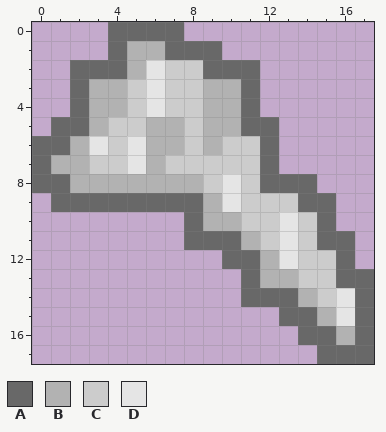
A pixel-art sprite gets an edit: sprites/asteroid/destruct3.png. Above is the file before it was changed.
The file is 72x72 pixels, drawn in blocks of 4x4; one block is one cell here.
Palette (. is transparent): A #686868  B #b2b2b2  C #cccccc  D #e5e5e5
Pixels before, first column x 0:
 0 ....AAAA..........
 1 ....ABBAAA........
 2 ..AAABDCCAAA......
 3 ..ABBCDCCBBA......
 4 ..ABBCDCCBBA......
 5 .AABCCBBCBBAA.....
 6 AABDCDBBCBCCA.....
 7 ABBCCDBCCCCCA.....
 8 AABBBBBBBCDCAAA...
 9 .AAAAAAAABDCCCAA..
10 ........ABBCCDCA..
11 ........AAABCDCAA.
12 ..........AABDCCA.
13 ...........ABBCCAA
14 ...........AAABCDA
15 .............AABDA
16 ..............AABA
17 ...............AAA
After:
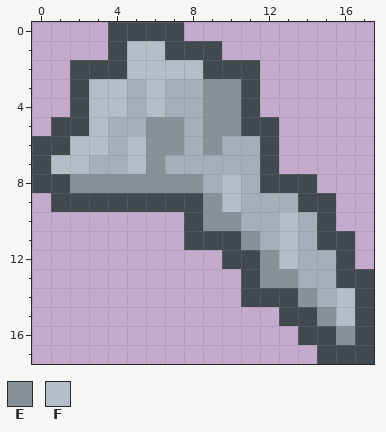
Colours new in this view: E #889199  F #b5bec8
What changed:
colour A: #686868 -> #41484e
colour C: #cccccc -> #a6afb9
y 1: x 5..6 BB -> FF
y 2: x 5..8 BDCC -> FFFF
y 3..4: x 3..4 BB -> FF; x 6 D -> F; x 9..10 BB -> EE
y 5: x 3 B -> F; x 6..7 BB -> EE; x 9..10 BB -> EE
y 6: x 2..3 BD -> FF; x 5..7 DBB -> FEE; x 9 B -> E
y 7: x 1..2 BB -> FF; x 5..6 DB -> FE
y 8: x 2..8 BBBBBBB -> EEEEEEE; x 10 D -> F
y 9: x 9..10 BD -> EF
y 10: x 9..10 BB -> EE; x 13 D -> F
y 11: x 11 B -> E; x 13 D -> F
y 12: x 12..13 BD -> EF
y 13: x 12..13 BB -> EE
y 14: x 14 B -> E; x 16 D -> F
y 15: x 15..16 BD -> EF
y 16: x 16 B -> E
Where, in picture pixels (left, top, right, bottom), the same in both pictures:
changed: (32, 22, 374, 364)
